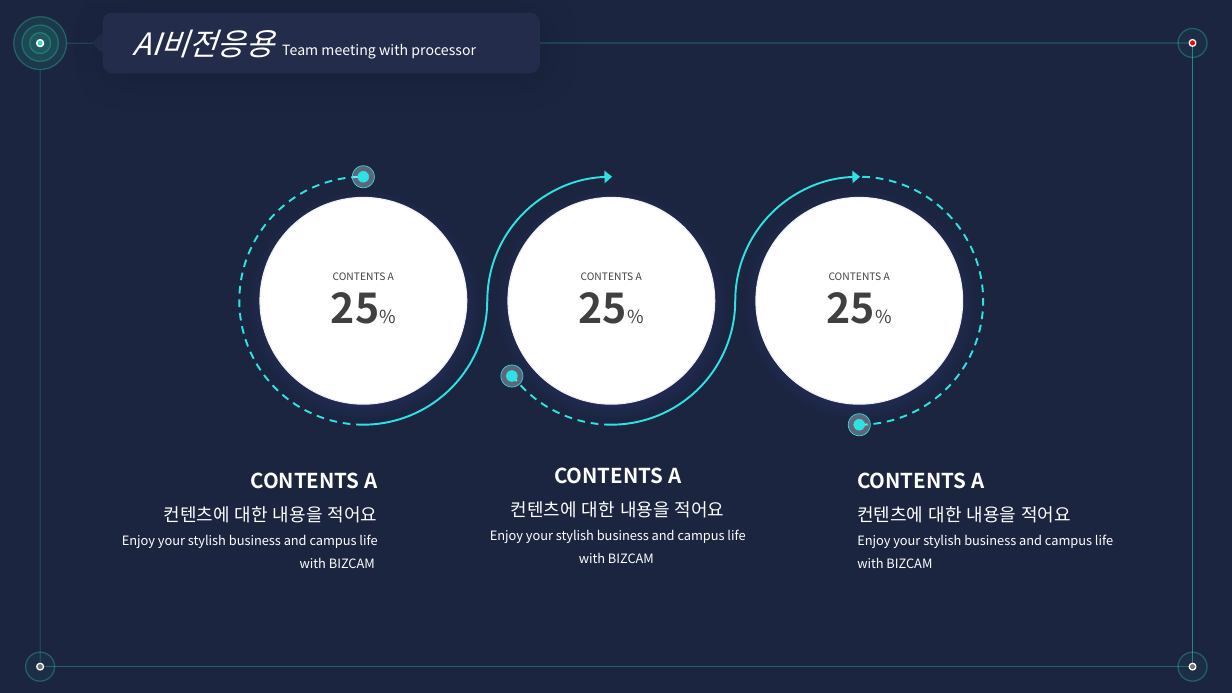
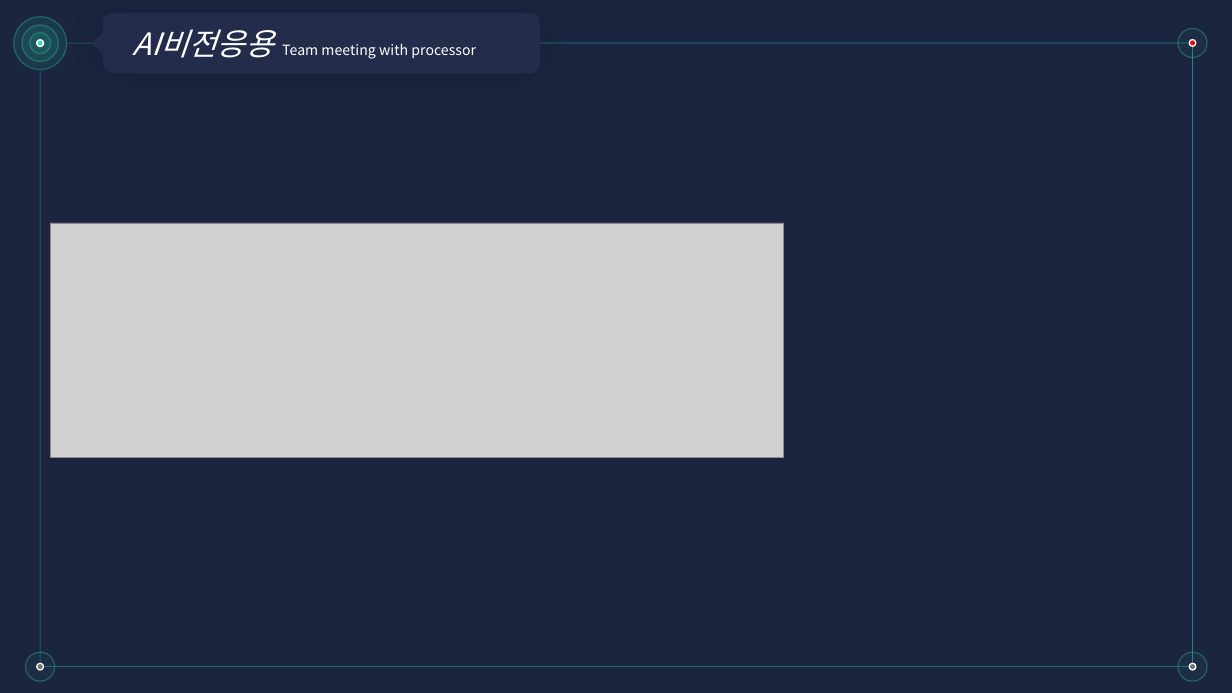
Before and after one commit to dandeeAndy/AI_Vision_application, a slide deck: slide 3 of 팀플/9월27일발표ppt.pptx (slide 4 before the commit). Drawn at 1232x693 pixels with LibreOffice and Linux fonts; fonts in the diff are those of the drawing; grey boxes stand for pictures. Boxes give left, top, right and bottom in pixels: in the first picture for what was removed or moved away, otherwise in the second. Text is boxed around its words. In the diff, an @@ line names an element or a change of style, - is before the commit and + after.

```diff
--- a/팀플/9월27일발표ppt.pptx
+++ b/팀플/9월27일발표ppt.pptx
@@ arc (boxed as its full ellipse) removed at bbox=[239, 177, 487, 424] @@
@@ arc (boxed as its full ellipse) removed at bbox=[239, 177, 487, 424] @@
@@ ellipse removed at bbox=[352, 165, 374, 188] @@
@@ ellipse removed at bbox=[358, 171, 369, 182] @@
@@ arc (boxed as its full ellipse) removed at bbox=[487, 177, 735, 424] @@
@@ arc (boxed as its full ellipse) removed at bbox=[487, 177, 735, 424] @@
@@ arc (boxed as its full ellipse) removed at bbox=[487, 177, 735, 424] @@
@@ arc (boxed as its full ellipse) removed at bbox=[736, 177, 983, 424] @@
@@ arc (boxed as its full ellipse) removed at bbox=[736, 177, 983, 424] @@
@@ ellipse removed at bbox=[260, 198, 467, 405] @@
-CONTENTS A
-25%
@@ ellipse removed at bbox=[508, 198, 715, 405] @@
-CONTENTS A
-25%
@@ ellipse removed at bbox=[756, 198, 963, 405] @@
-CONTENTS A
-25%
@@ picture added at bbox=[51, 223, 784, 457] @@
@@ ellipse removed at bbox=[501, 365, 523, 387] @@
@@ ellipse removed at bbox=[506, 371, 518, 382] @@
@@ ellipse removed at bbox=[848, 414, 871, 436] @@
@@ ellipse removed at bbox=[854, 420, 865, 431] @@
@@ text removed at bbox=[122, 472, 378, 568] @@
-CONTENTS A
-컨텐츠에 대한 내용을 적어요
-Enjoy your stylish business and campus life with BIZCAM
@@ text removed at bbox=[490, 467, 745, 563] @@
-CONTENTS A
-컨텐츠에 대한 내용을 적어요
-Enjoy your stylish business and campus life with BIZCAM
@@ text removed at bbox=[857, 472, 1113, 568] @@
-CONTENTS A
-컨텐츠에 대한 내용을 적어요
-Enjoy your stylish business and campus life with BIZCAM
```
Also in this commit, not shown: 3 other slides changed, 5 slides added, 1 slide removed, 3 other files.
